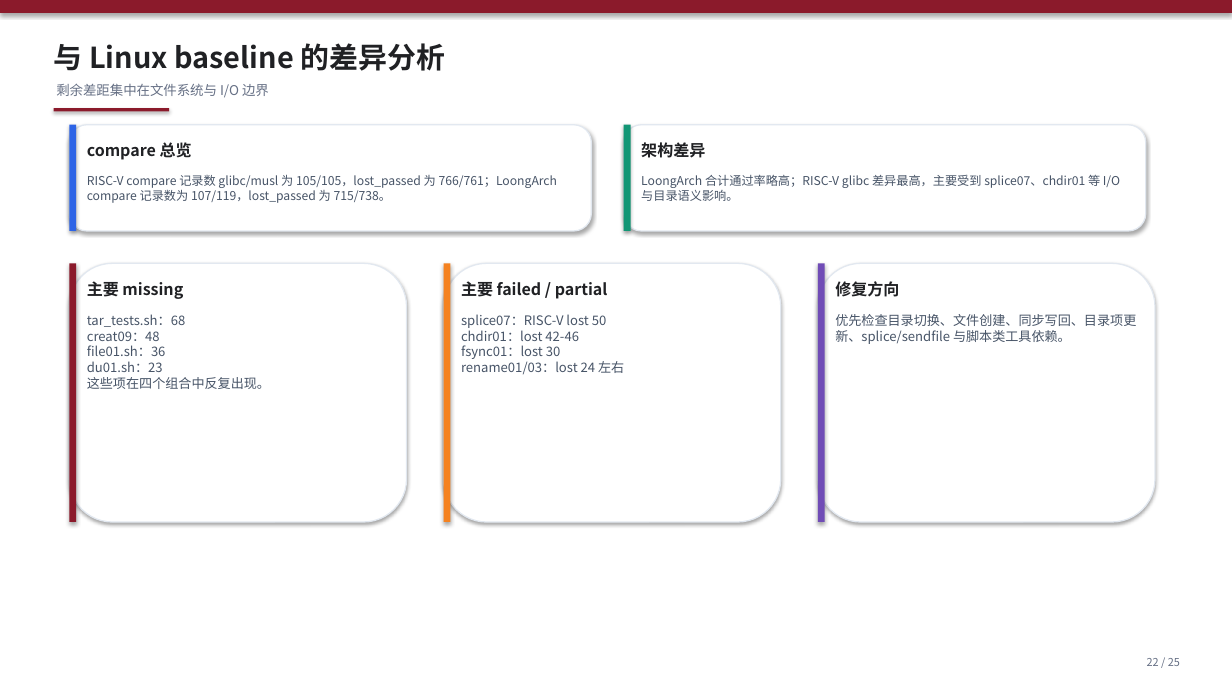
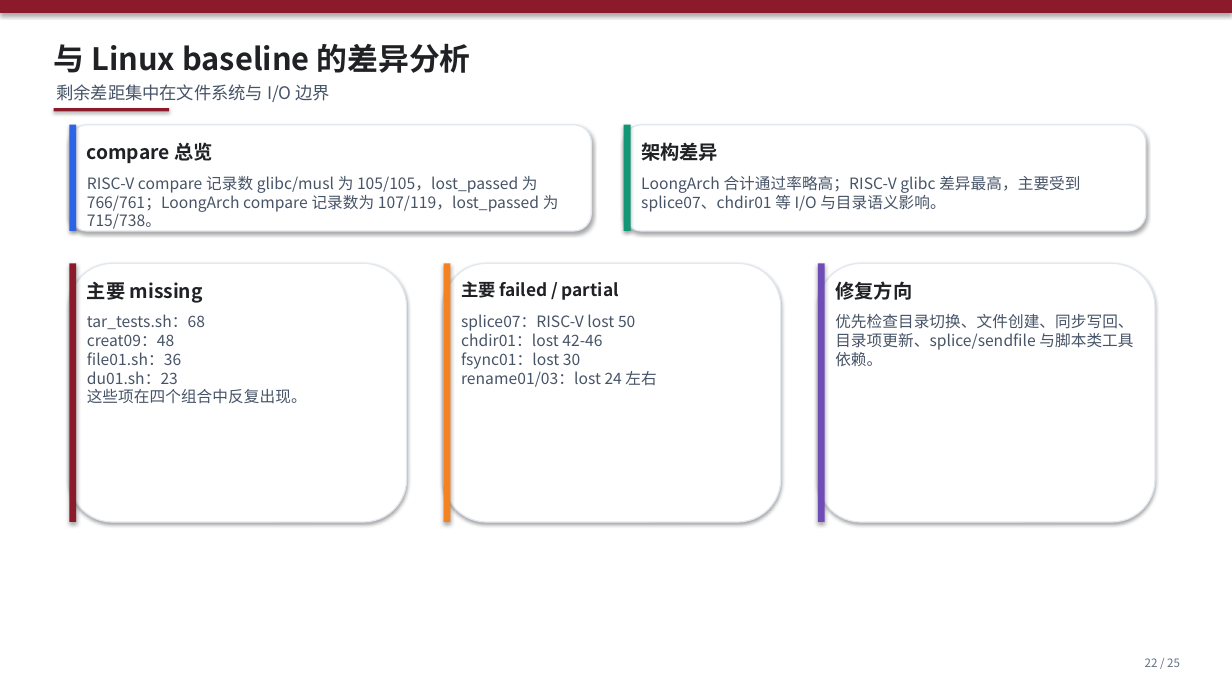
Before and after one commit to Solarpasserby/RespOS, a slide deck: slide 22 of docs/初赛文档/RespOS初赛进展汇报.pptx. Drawn at 1232x693 pixels with LibreOffice and Linux fonts; fonts in the diff are those of the drawing. Boxes give left, top, right and bottom in pixels: in the first picture for what was removed or moved away, otherwise in the second. Text is boxed around its words. In the diff, an @@ line names an element or a change of style, - is before the commit and + after.

```diff
--- a/docs/初赛文档/RespOS初赛进展汇报.pptx
+++ b/docs/初赛文档/RespOS初赛进展汇报.pptx
@@ text "与 Linux baseline 的差异分析" at (54, 43, 471, 73): size 22.5 to 24 pt @@
@@ text "剩余差距集中在文件系统与 I/O 边界" at (56, 84, 330, 102): size 10.5 to 13.5 pt, text colour #667085 to #475467 @@
@@ text "RISC-V compare 记录数 glibc/musl 为 ..." at (87, 176, 559, 232): size 9.5 to 12.2 pt @@
@@ text "LoongArch 合计通过率略高；RISC-V glibc 差异最高，主要受到 splice07、chdir01 ..." at (641, 176, 1080, 212): size 9.5 to 12.2 pt @@
@@ text "主要 failed / partial" at (461, 281, 619, 300): size 12.5 to 13.5 pt @@
@@ size 12.5 to 15 pt in 4 elements at (87, 142, 212, 163), (641, 142, 718, 161), (87, 281, 203, 303), (835, 281, 912, 300) @@
@@ size 10.2 to 12.2 pt in 3 elements at (87, 314, 307, 403), (461, 314, 656, 387), (835, 314, 1133, 367) @@
@@ text "22 / 25" at (1145, 658, 1180, 667): size 8.5 to 9 pt @@
```
Also in this commit, not shown: 24 other slides changed.
